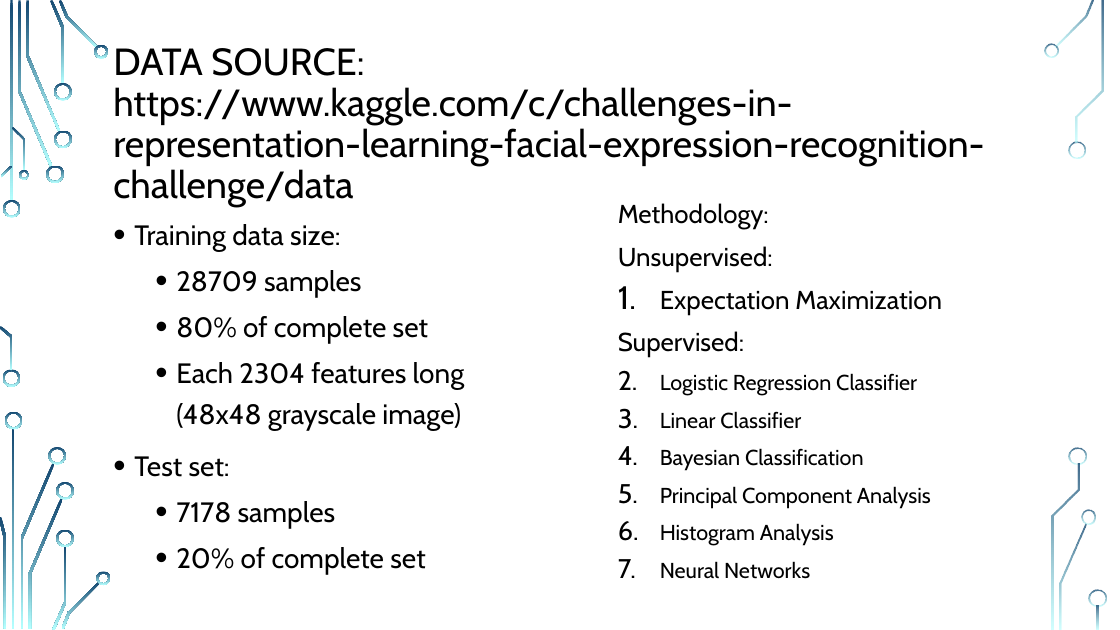
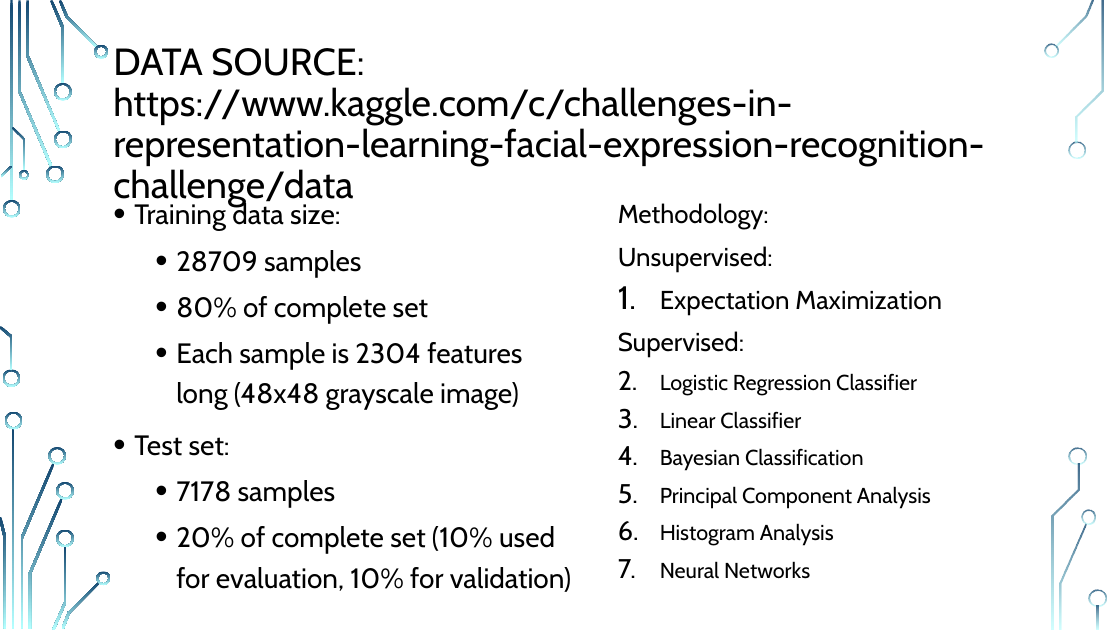
Before and after one commit to MR-KHILADI/Facial-Expression-Recognition, a slide deck: slide 2 of Final Project Draft.pptx. Drawn at 1120x630 pixels with LibreOffice and Linux fonts; fonts in the diff are those of the drawing; background and template pictures are left out. Boxes give left, top, right and bottom in pixels: in the first picture for what was removed or moved away, otherwise in the second. Text is boxed around its words. In the diff, an @@ line names an element or a change of style, - is before the commit and + after.

```diff
--- a/Final Project Draft.pptx
+++ b/Final Project Draft.pptx
@@ text "Training data size:" moved from (x1=134, y1=224, x2=464, y2=575) to (x1=134, y1=201, x2=571, y2=592) @@
@@ text at (x1=176, y1=342, x2=522, y2=410): text changed @@
-  • Each 2304 features long (48x48 grayscale image)
+  • Each sample is 2304 features long (48x48 grayscale image)
@@ text at (x1=176, y1=526, x2=571, y2=592): text changed @@
-  • 20% of complete set
+  • 20% of complete set (10% used for evaluation, 10% for validation)
```
Also in this commit, not shown: 3 other slides changed.
